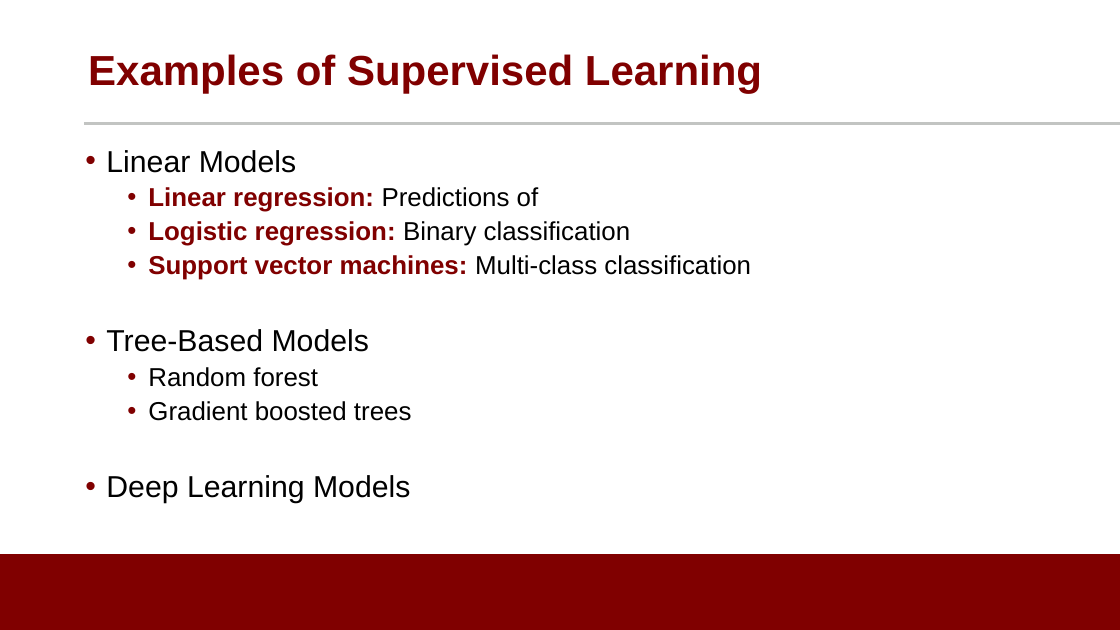
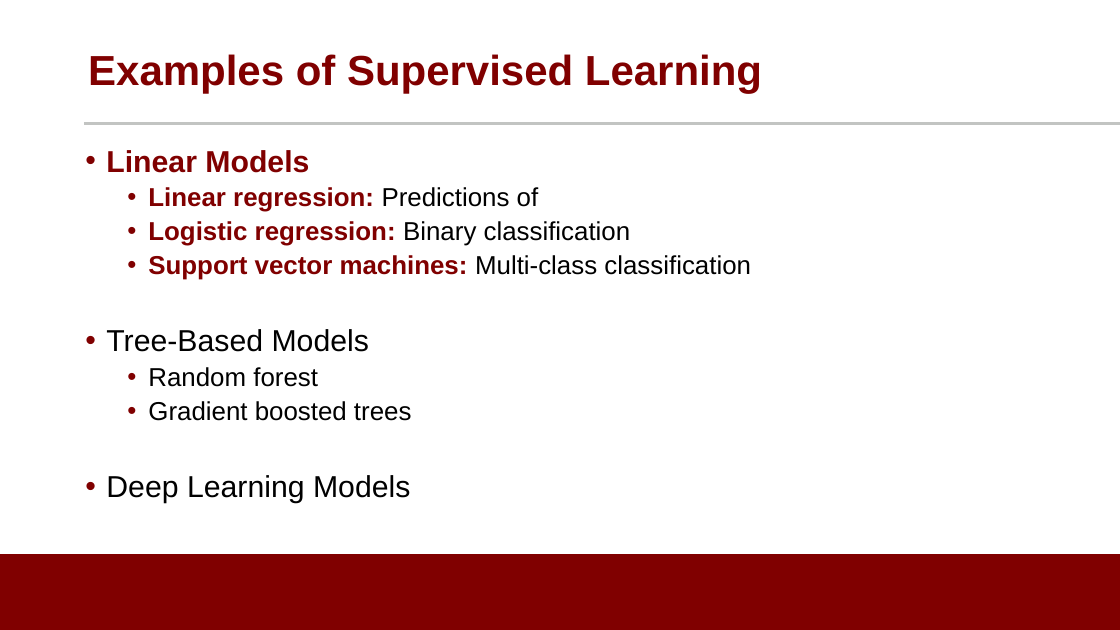
Before and after one commit to noise-lab/ML-Cybersecurity, a slide deck: slide 2 of module-2/ppt/2.4-Supervised Learning.pptx. Drawn at 1120x630 pixels with LibreOffice and Linux fonts; fonts in the diff are those of the drawing; background and template pictures are left out. Boxes give left, top, right and bottom in pixels: in the first picture for what was removed or moved away, otherwise in the second. Text is boxed around its words. In the diff, an @@ line names an element or a change of style, - is before the commit and + after.

```diff
--- a/module-2/ppt/2.4-Supervised Learning.pptx
+++ b/module-2/ppt/2.4-Supervised Learning.pptx
@@ text at (106,150,309,173): text colour #000000 to #800000, bold on in "Linear Models" @@
```
Also in this commit, not shown: 1 other slide changed, 1 other file.
